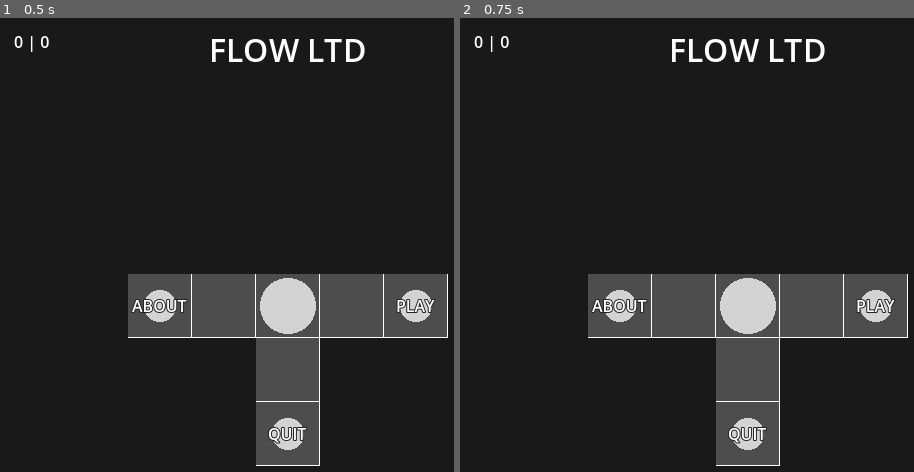
Above: before the commit, frames 1-2 (left to right).
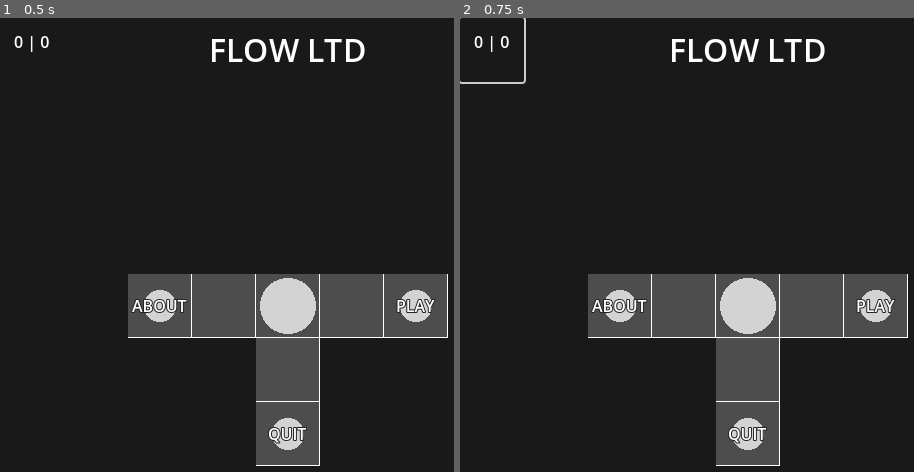
Above: after the commit, the same moments.

Repository: erraticandunplanned/Flow_Ltd
Game: Godot game, scene res://scenes/game_start.tscn
Same seed, same stepped clock (60 frames per second), same inputs: the game is played once before the commit and once after it.
Inputs (mouse positions are in pixels of both pictures, inside the frame that each line leads up to):
- Up to frame 1 (0.5 s): no input
- Up to frame 2 (0.75 s): click (491, 49) at 0.5 s

Frame 1 is identical in both runs. In frame 2, 0.1% of the frame differs, in the area x 0-15%, y 0-15%.

Commit message:
coming back after a year

Diff:
--- a/scripts/Global.gd
+++ b/scripts/Global.gd
@@ -1,6 +1,7 @@
 extends Node
 
 const MAPSIZE = 512
+const dev_unlock = 0
 
 var current_level = 0
 var menu = main_menu
@@ -32,7 +33,34 @@
 	false,
 	false
 ]
-var total_moves = 0
+var move_counter = [
+	0,
+	0,
+	0,
+	0,
+	0,
+	0,
+	0,
+	0,
+	0,
+	0,
+	0,
+	0,
+	0,
+	0,
+	0,
+	0,
+	0,
+	0,
+	0,
+	0,
+	0,
+	0,
+	0,
+	0,
+	0,
+	0
+]
 var total_resets = 0
 
 var node_color_1 = Color(0.96, 0.96, 0.96, 1) # White Smoke
@@ -58,3 +86,8 @@
 	ob_DIV,
 	ob_DEV
 }
+
+
+func unlock(unlock_to : int):
+	for i in completion.size():
+		if i < unlock_to: completion[i] = true
--- a/scripts/Levels.gd
+++ b/scripts/Levels.gd
@@ -181,18 +181,19 @@
 		Global.flow_dictionary: {
 			Global.node_color_1: [Vector2(288,224)],
 			Global.node_color_2: [Vector2(224,224)],
-			Global.node_color_3: [Vector2(352,288)],
-			Global.node_color_4: [Vector2(32,160)]
+			Global.node_color_3: [Vector2(32,160)],
 		},
 		Global.goal_dictionary: {
 			Global.node_color_1: Vector2(96,352),
 			Global.node_color_2: Vector2(416,160),
-			Global.node_color_3: Vector2(96,160),
-			Global.node_color_4: Vector2(224,416)
-		},
-		Global.obstacle_dictionary: {
-			Global.ob_grid: [
-				Vector2(32,32),Vector2(96,32),Vector2(160,32),Vector2(224,32),Vector2(288,32),Vector2(352,32),Vector2(416,32),Vector2(480,32),
+			Global.node_color_3: Vector2(224,416),
+		},
+		Global.obstacle_dictionary: {
+			Global.ob_grid: [
+				Vector2(32,32),Vector2(96,32),Vector2(160,32),Vector2(224,32),Vector2(288,32),Vector2(352,32),Vector2(416,32),Vector2(480,32),
+				Vector2(96,160),Vector2(160,160),Vector2(224,160),Vector2(288,160),Vector2(352,160),
+				Vector2(352,224),
+				Vector2(352,288),
 				Vector2(32,480),Vector2(96,480),Vector2(160,480),Vector2(224,480),Vector2(288,480),Vector2(352,480),Vector2(416,480),Vector2(480,480),
 				],
 			Global.ob_DIS: [],
@@ -472,9 +473,9 @@
 	15: {
 		Global.flow_dictionary: {
 			Global.node_color_1: [Vector2(96,416)],
-			Global.node_color_2: [Vector2(288,224)],
-			Global.node_color_3: [Vector2(352,288)],
-			Global.node_color_4: [Vector2(224,96)]
+			Global.node_color_2: [Vector2(288,352)],
+			Global.node_color_3: [Vector2(352,352)],
+			Global.node_color_4: [Vector2(416,96)]
 		},
 		Global.goal_dictionary: {
 			Global.node_color_2: Vector2(480,96),
--- a/scripts/base_level.gd
+++ b/scripts/base_level.gd
@@ -153,7 +153,7 @@
 			time += 1
 			var text = str(Global.current_level) + " | " + str(time)
 			clock_text.text = text
-			Global.total_moves += 1
+			#Global.total_moves += 1
 			emit_signal("clock_update", time)
 
 	## CHECK FOR WIN CONDITION
@@ -167,6 +167,7 @@
 
 	queue_redraw()
 	if success == true:
+		if Global.move_counter[Global.current_level] == 0 or Global.move_counter[Global.current_level] > time: Global.move_counter[Global.current_level] = time
 		get_parent().get_parent().advance_level(cursor_clock)
 
 func _on_collision(pos):
--- a/scripts/game_start.gd
+++ b/scripts/game_start.gd
@@ -9,6 +9,8 @@
 var loading = false
 
 func _ready():
+	Global.unlock(Global.dev_unlock)
+
 	load_level()
 
 func load_level():
--- a/scripts/menu_level.gd
+++ b/scripts/menu_level.gd
@@ -20,6 +20,7 @@
 @onready var gridtile = preload("res://scenes/gridtile.tscn")
 
 var time = 0
+var cheat_unlock = 0
 var current_flow_node : Node
 var current_flow_color : Color
 var success = false
@@ -55,7 +56,10 @@
 			for i in Global.completion:
 				if i == true: level_count += 1
 			count_level.text = str(level_count)
-			count_moves.text = str(Global.total_moves)
+			var total_moves = 0
+			for i in Global.move_counter.size():
+				total_moves += Global.move_counter[i]
+			count_moves.text = str(total_moves)
 			count_reset.text = str(Global.total_resets)
 		else:
 			menutext_main.find_child("LEVELS").visible = false
@@ -164,6 +168,7 @@
 			canvas.update_flow(flow_dict)
 
 			## ADVANCE CLOCK
+			cheat_unlock = 0
 			time += 1
 			var text = str(Global.current_level) + " | " + str(time)
 			clock_text.text = text
@@ -247,11 +252,17 @@
 				queue_free()
 
 func _on_reset_button_pressed():
-	if time == 0:
+	cheat_unlock += 1
+	print(cheat_unlock)
+	if Global.menu == Global.main_menu:
+		if cheat_unlock >= 25:
+			Global.unlock(25)
+			get_parent().get_parent().load_level()
+			queue_free()
+	elif time == 0:
 		Global.menu = Global.main_menu
-
-	get_parent().get_parent().load_level()
-	queue_free()
+		get_parent().get_parent().load_level()
+		queue_free()
 
 ## DRAW GRID LINES
 func _draw():
Not shown, added: screenshots/TITLE.png.import
Not shown, added: screenshots/level_15.png.import
Not shown, added: screenshots/level_2.png.import
Not shown, added: screenshots/level_25.png.import
Not shown, added: screenshots/level_5.png.import
Not shown, added: screenshots/level_select.png.import
Not shown, added: screenshots/mainmenu.png.import
